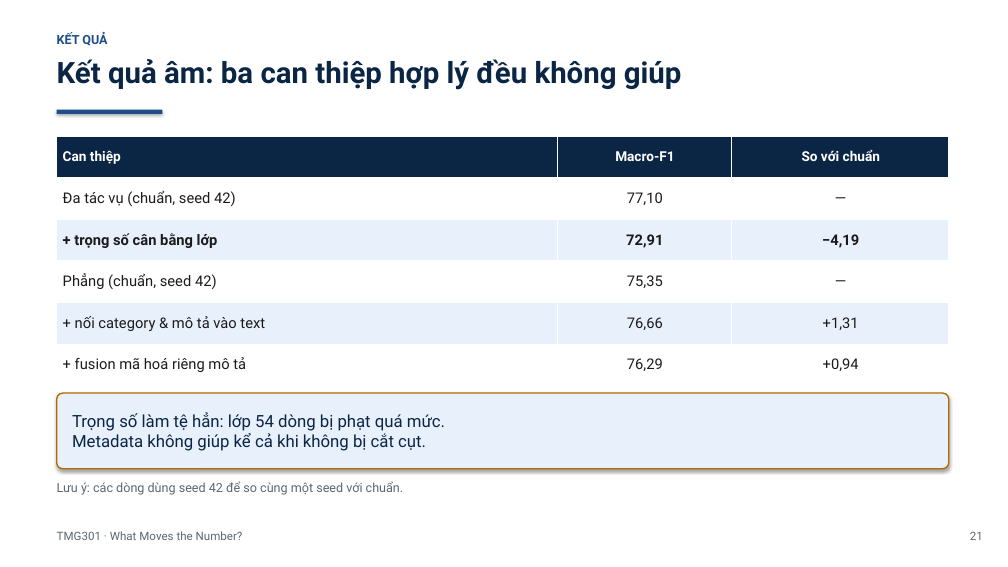
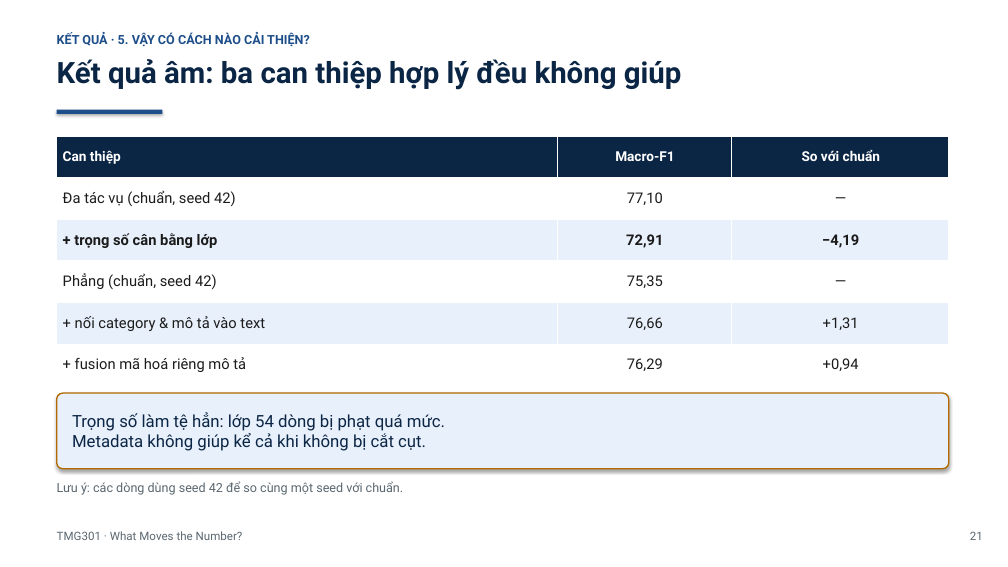
Before and after one commit to PhanBaSongToan/what-moves-the-number, a slide deck: slide 22 of slides/TMG301_What_Moves_the_Number.pptx. Drawn at 1008x567 pixels with LibreOffice and Linux fonts; fonts in the diff are those of the drawing. Boxes give left, top, right and bottom in pixels: in the first picture for what was removed or moved away, otherwise in the second. Text is boxed around its words. In the diff, an @@ line names an element or a change of style, - is before the commit and + after.

```diff
--- a/slides/TMG301_What_Moves_the_Number.pptx
+++ b/slides/TMG301_What_Moves_the_Number.pptx
@@ text at <box>57,32,310,46</box>: text changed @@
-KẾT QUẢ
+KẾT QUẢ · 5. VẬY CÓ CÁCH NÀO CẢI THIỆN?
```
Also in this commit, not shown: 10 other slides changed, 1 other file.
